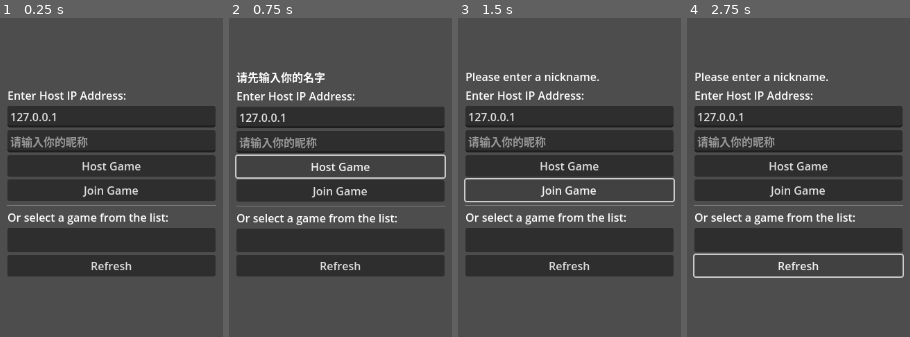
Above: before the commit, frames 1-4 (left to right).
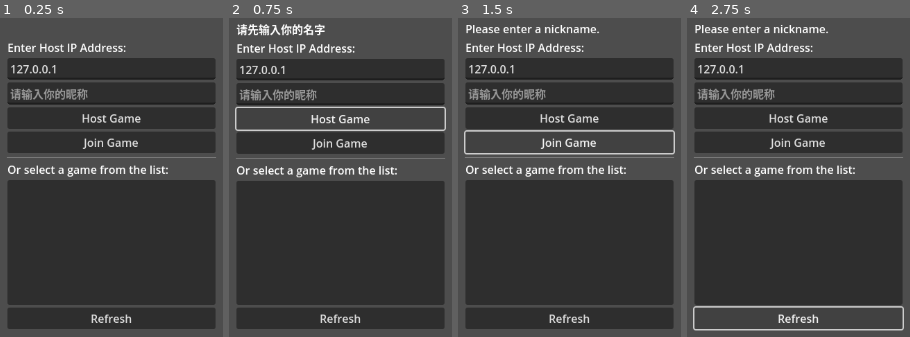
Above: after the commit, the same moments.

Repository: Kirrby/Godot-testgame
Game: Godot game, scene res://scenes/network_ui.tscn
Same seed, same stepped clock (60 frames per second), same inputs: the game is played once before the commit and once after it.
Inputs:
- Up to frame 1 (0.25 s): no input
- Up to frame 2 (0.75 s): click "Host Game" at 0.5 s
- Up to frame 3 (1.5 s): click "Join Game" at 1.25 s
- Up to frame 4 (2.75 s): click "Refresh" at 2 s

The runs differ from the first frame. In frame 1, 45% of the frame differs, in the area x 3-97%, y 7-98%; in frame 2, 45%; in frame 3, 48%, in the area x 2-98%, y 2-98%; in frame 4, 42%.

Commit message:
优化血量、名称显示

Diff:
--- a/GodotTankAssault/scenes/network_ui.tscn
+++ b/GodotTankAssault/scenes/network_ui.tscn
@@ -19,9 +19,9 @@
 anchor_right = 0.5
 anchor_bottom = 0.5
 offset_left = -150.0
-offset_top = -150.0
+offset_top = -219.0
 offset_right = 150.0
-offset_bottom = 150.0
+offset_bottom = 226.0
 grow_horizontal = 2
 grow_vertical = 2
 
--- a/GodotTankAssault/scenes/tank.tscn
+++ b/GodotTankAssault/scenes/tank.tscn
@@ -13,6 +13,12 @@
 properties/1/path = NodePath(".:rotation")
 properties/1/spawn = true
 properties/1/replication_mode = 1
+properties/2/path = NodePath("NameBar:text")
+properties/2/spawn = true
+properties/2/replication_mode = 1
+properties/3/path = NodePath("NameBar:position")
+properties/3/spawn = true
+properties/3/replication_mode = 1
 
 [node name="Tank" type="CharacterBody2D"]
 script = ExtResource("1_vtpb6")
@@ -40,6 +46,23 @@
 offset_bottom = -36.0
 scale = Vector2(0.5, 0.5)
 
+[node name="NameBar" type="Label" parent="."]
+anchors_preset = 8
+anchor_left = 0.5
+anchor_top = 0.5
+anchor_right = 0.5
+anchor_bottom = 0.5
+offset_left = -20.0
+offset_top = -11.5
+offset_right = 20.0
+offset_bottom = 11.5
+grow_horizontal = 2
+grow_vertical = 2
+size_flags_horizontal = 4
+text = "你好"
+horizontal_alignment = 1
+metadata/_edit_use_anchors_ = true
+
 [node name="MultiplayerSynchronizer" type="MultiplayerSynchronizer" parent="."]
 replication_config = SubResource("SceneReplicationConfig_c4xvs")
 
--- a/GodotTankAssault/scripts/NetworkManager.gd
+++ b/GodotTankAssault/scripts/NetworkManager.gd
@@ -3,7 +3,7 @@
 signal scores_changed
 signal game_found(host_ip)
 
-const PORT = 9999
+const SERVER_PORT = 9999
 const BROADCAST_PORT = 9998
 const BROADCAST_INTERVAL = 1.0
 const BROADCAST_MSG = "tank_assault_game"
@@ -39,7 +39,7 @@
 func create_server(nickname: String):
 	my_nickname = nickname
 	peer = ENetMultiplayerPeer.new()
-	var error = peer.create_server(PORT)
+	var error = peer.create_server(SERVER_PORT)
 	if error != OK:
 		print("Cannot create server.")
 		return
@@ -51,7 +51,7 @@
 func connect_to_server(ip_address: String, nickname: String):
 	my_nickname = nickname
 	peer = ENetMultiplayerPeer.new()
-	peer.create_client(ip_address, PORT)
+	peer.create_client(ip_address, SERVER_PORT)
 	multiplayer.set_multiplayer_peer(peer)
 
 # --- Player and Score Management ---
--- a/GodotTankAssault/scripts/bullet.gd
+++ b/GodotTankAssault/scripts/bullet.gd
@@ -1,8 +1,12 @@
 extends Area2D
+
+const DAMAGE = 10
+const MAX_BOUNCES = 5
+const LIFETIME = 3.0
 
 var shooter_id: int
 var velocity = Vector2.ZERO
-var bounces_left = 5
+var bounces_left = MAX_BOUNCES
 var lifetime_timer: Timer
 
 func _ready():
--- a/GodotTankAssault/scripts/main.gd
+++ b/GodotTankAssault/scripts/main.gd
@@ -4,6 +4,9 @@
 const BULLET_SCENE = preload("res://scenes/bullet.tscn")
 
 var bullet_counter = 0
+
+const MAP_BOUNDS_X = Vector2(100, 800)
+const MAP_BOUNDS_Y = Vector2(100, 600)
 
 @onready var hud = $HUD
 @onready var camera = $Camera2D
@@ -36,7 +39,7 @@
 	var tank = TANK_SCENE.instantiate()
 	tank.add_to_group("tanks")
 	tank.name = str(peer_id)
-	# tank.set_nickname(nickname) # You might need to add this function to your tank script
+	tank.nickname = nickname
 	$Players.add_child(tank)
 	tank.position = Vector2(randi_range(100, 800), randi_range(100, 600))
 
--- a/GodotTankAssault/scripts/tank.gd
+++ b/GodotTankAssault/scripts/tank.gd
@@ -7,10 +7,13 @@
 @export var max_health: int = 100
 @export var health: int = max_health
 
+var nickname: String = ""
+
 @onready var turret = $Turret
 @onready var muzzle = $Turret/Muzzle
 @onready var health_bar = $HealthBar
 @onready var body = $Body
+@onready var name_bar: Label = $NameBar
 
 var shoot_cooldown: Timer
 var original_body_color
@@ -26,12 +29,21 @@
 	shoot_cooldown.wait_time = 0.5
 	shoot_cooldown.one_shot = true
 	add_child(shoot_cooldown)
+	name_bar.text = nickname
+
+	# Detach UI from parent's rotation
+	health_bar.top_level = true
+	name_bar.top_level = true
 
 func _enter_tree() -> void:
 	print("[DEBUG-TANK] Tank node with name '%s' entered the scene tree." % name)
 	set_multiplayer_authority(name.to_int())
 
 func _physics_process(delta):
+	# Update UI position for all tanks on all clients
+	health_bar.global_position = global_position + Vector2(-25,-40)
+	name_bar.global_position = global_position + Vector2(-20,-60)
+
 	if not is_multiplayer_authority():
 		return
 
@@ -79,11 +91,13 @@
 func update_health_bar():
 	health_bar.value = health
 
+const RESPAWN_TIME = 3.0
+
 @rpc("any_peer", "call_local")
 func destroy_tank_rpc():
 	hide()
 	$CollisionShape2D.set_deferred("disabled", true)
-	var respawn_timer = get_tree().create_timer(3.0)
+	var respawn_timer = get_tree().create_timer(RESPAWN_TIME)
 	respawn_timer.timeout.connect(respawn_rpc)
 
 @rpc("any_peer", "call_local")
Not shown, changed: GodotTankAssault/GodotTankAssault.exe
